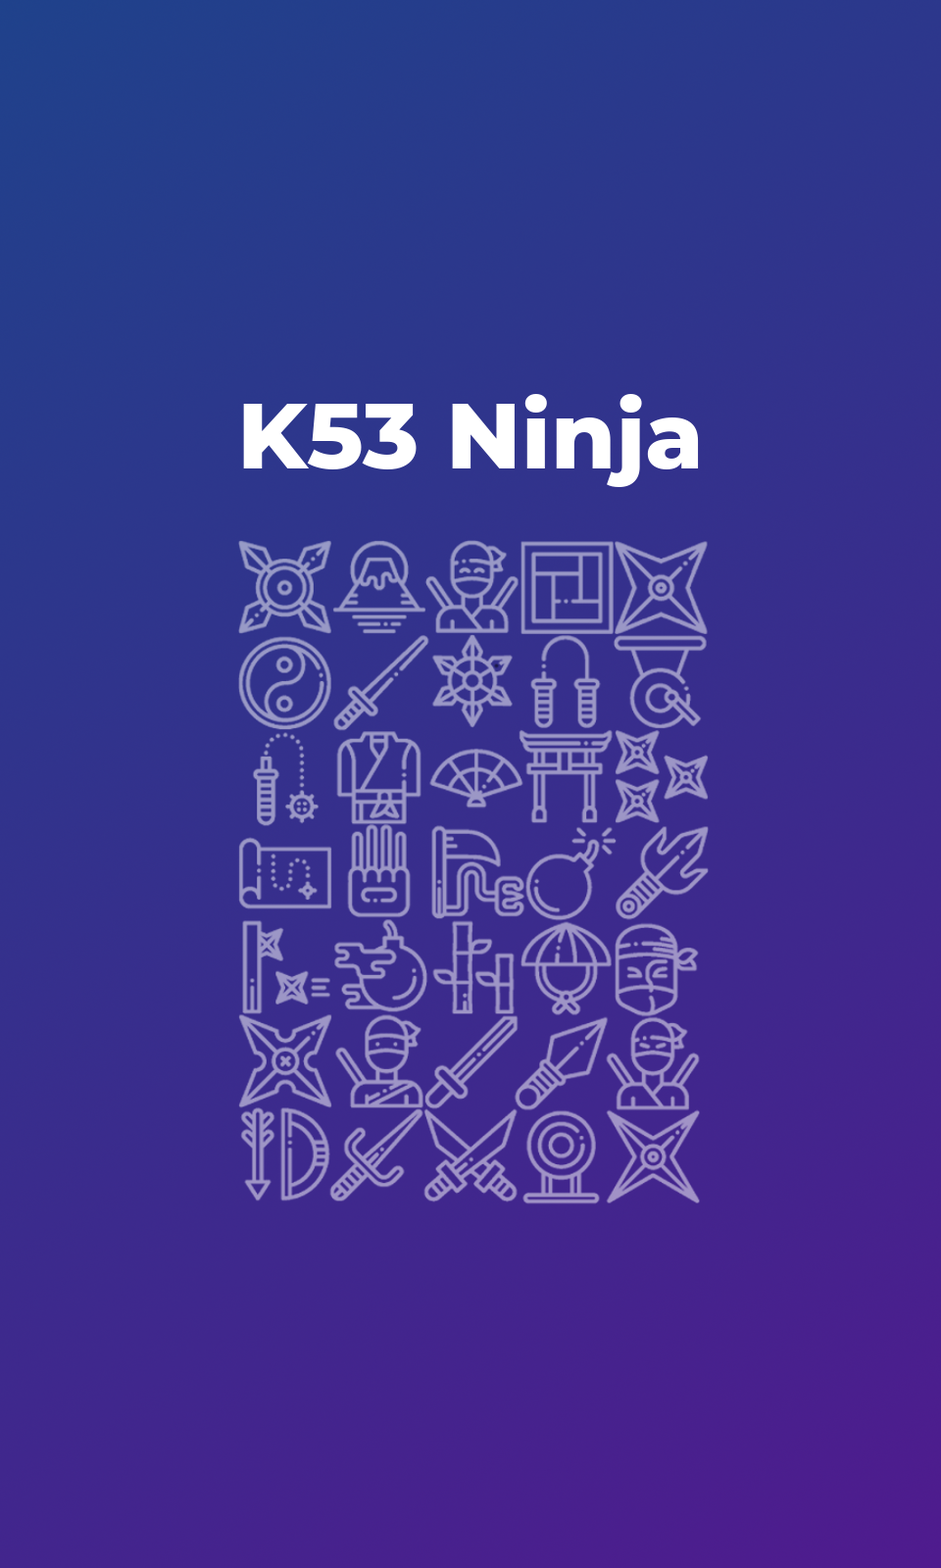
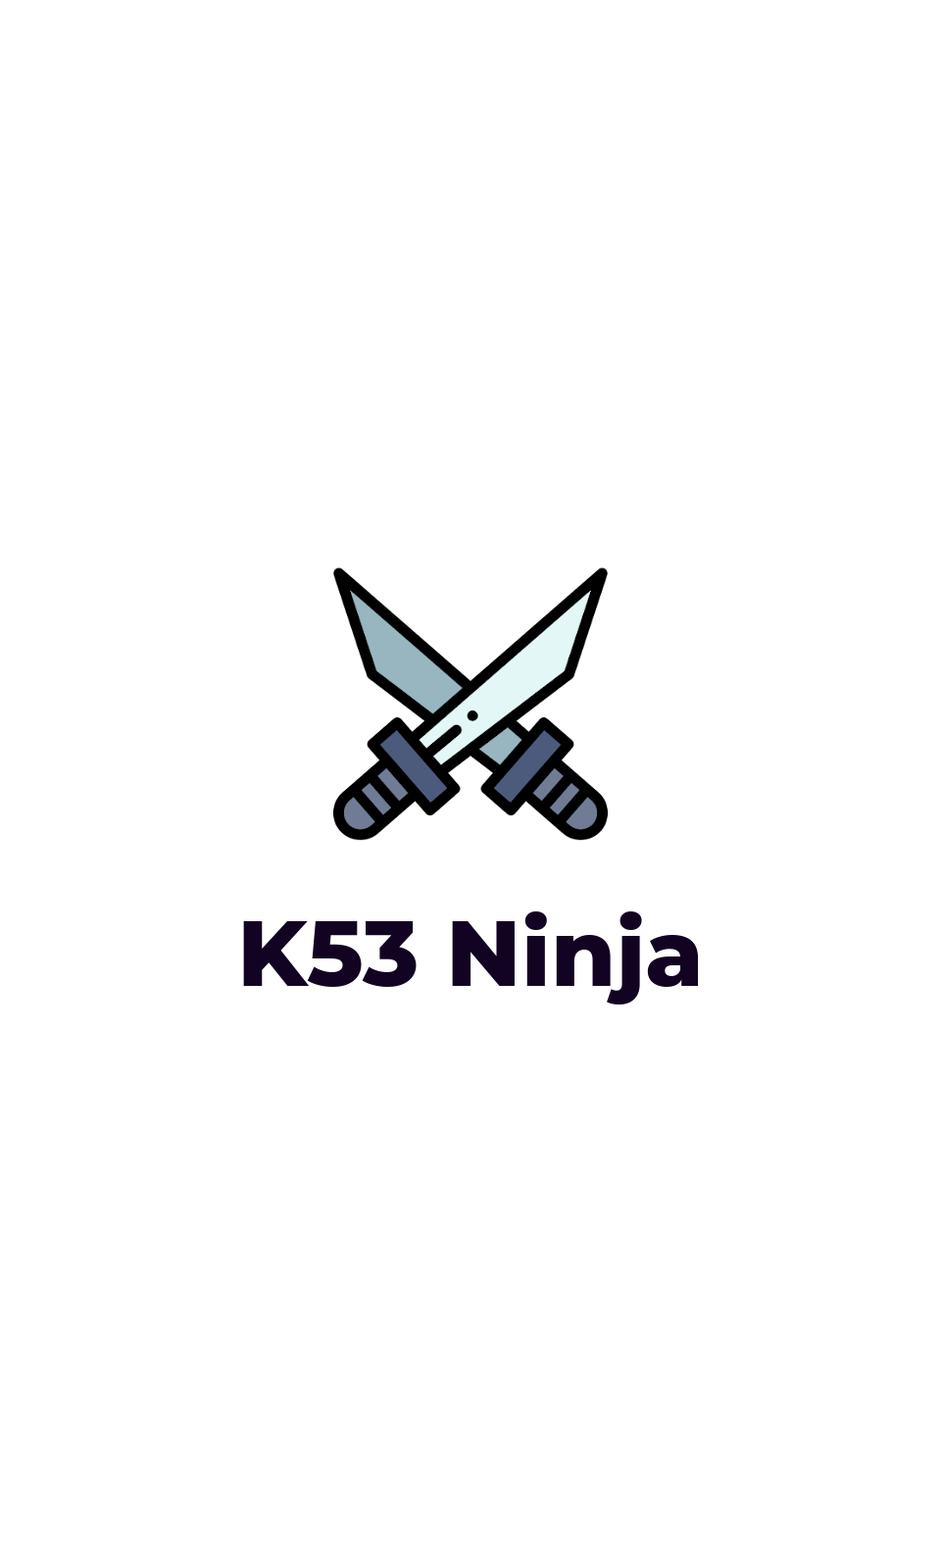
Layers edited between the first and the second 941×1568 image:
painted on "K53 Ninja" over left=243, top=393, right=699, bottom=1005
removed layer "IconCollection.png" (was 50%) over left=238, top=539, right=709, bottom=1205
removed layer "1 #1" over left=0, top=0, right=941, bottom=1568
added layer "018-katana-1.svg" above "1" over left=332, top=566, right=609, bottom=841
added layer "1" over left=0, top=0, right=941, bottom=1568